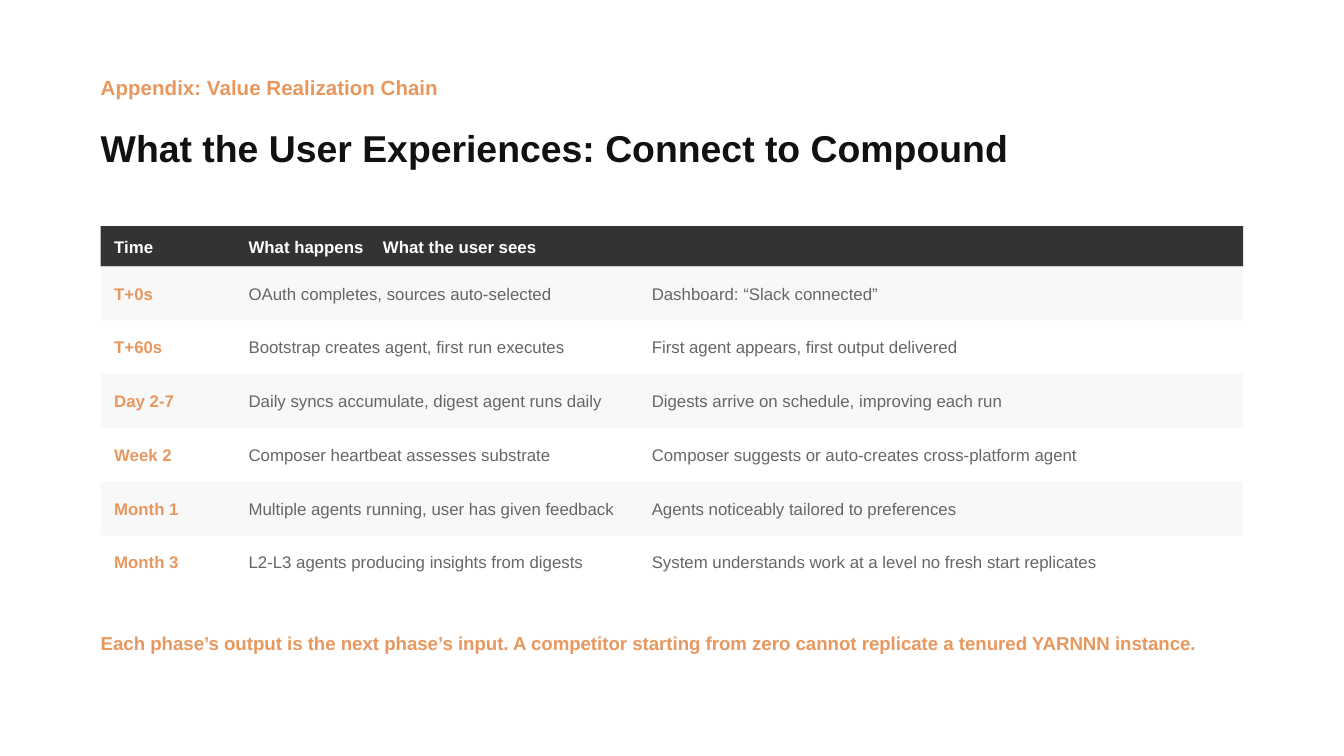
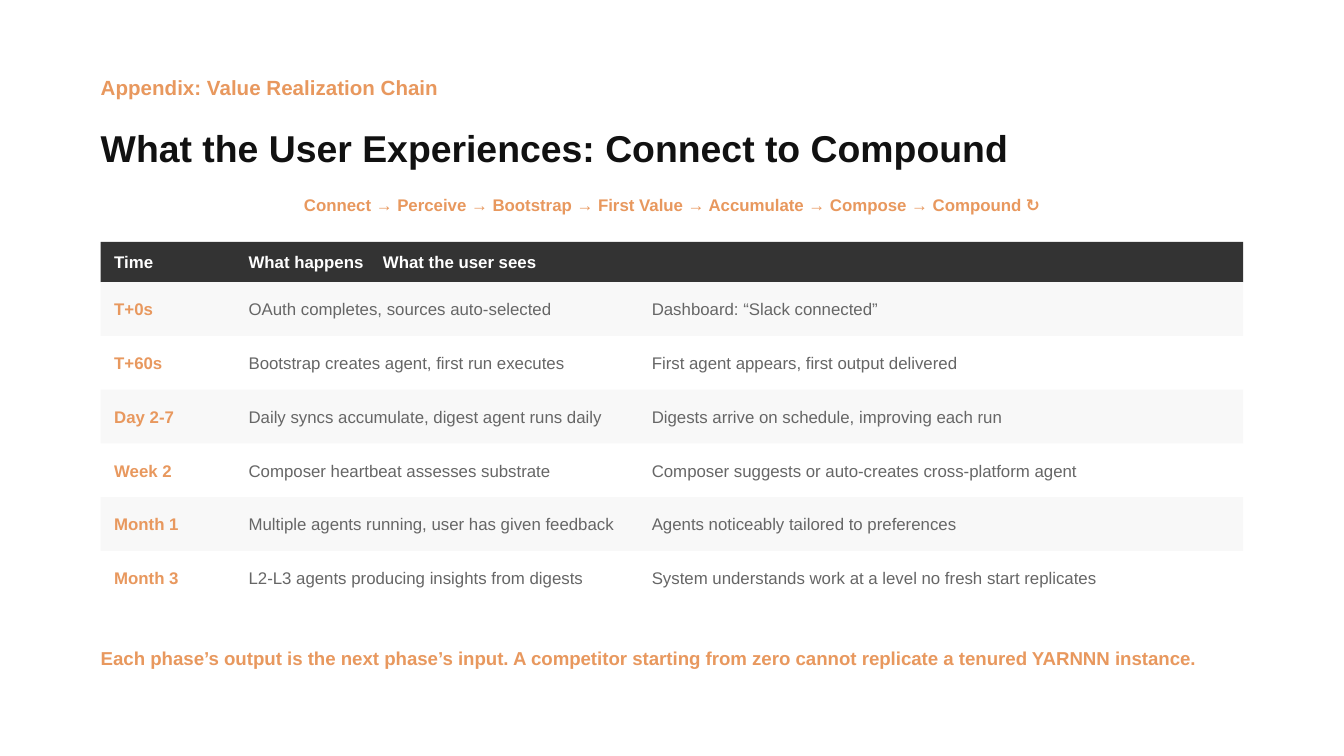
Before and after one commit to Kvkthecreator/yarnnnn, a slide deck: slide 19 of docs/working_docs/investors/IR Deck - yarnnn - March 2026 v2.pptx. Drawn at 1344x756 pixels with LibreOffice and Linux fonts; fonts in the diff are those of the drawing. Boxes give left, top, right and bottom in pixels: in the first picture for what was removed or moved away, otherwise in the second. Text is boxed around its words. In the diff, an @@ line names an element or a change of style, - is before the commit and + after.

```diff
--- a/docs/working_docs/investors/IR Deck - yarnnn - March 2026 v2.pptx
+++ b/docs/working_docs/investors/IR Deck - yarnnn - March 2026 v2.pptx
@@ text added at [304,199,1022,215], 9 pt, text #E8985E, bold @@
+Connect → Perceive → Bootstrap → First Value → Accumulate → Compose → Compound ↻
@@ 4 rectangles, 4 texts: place and size @@
-4 rectangles, 4 texts at [101,226,1243,654]
+4 rectangles, 4 texts at [101,242,1243,669]
```
Also in this commit, not shown: 6 other slides changed, 2 other files.
